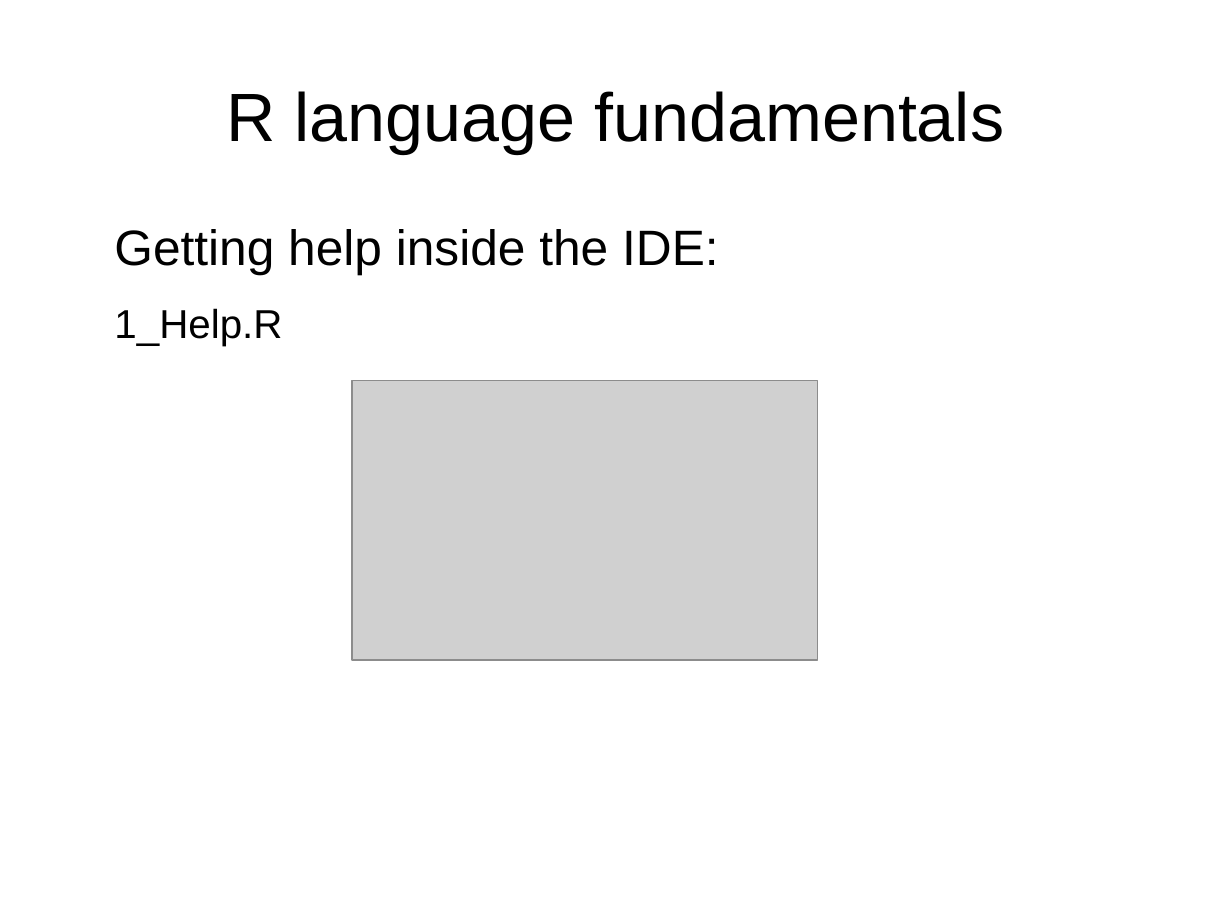
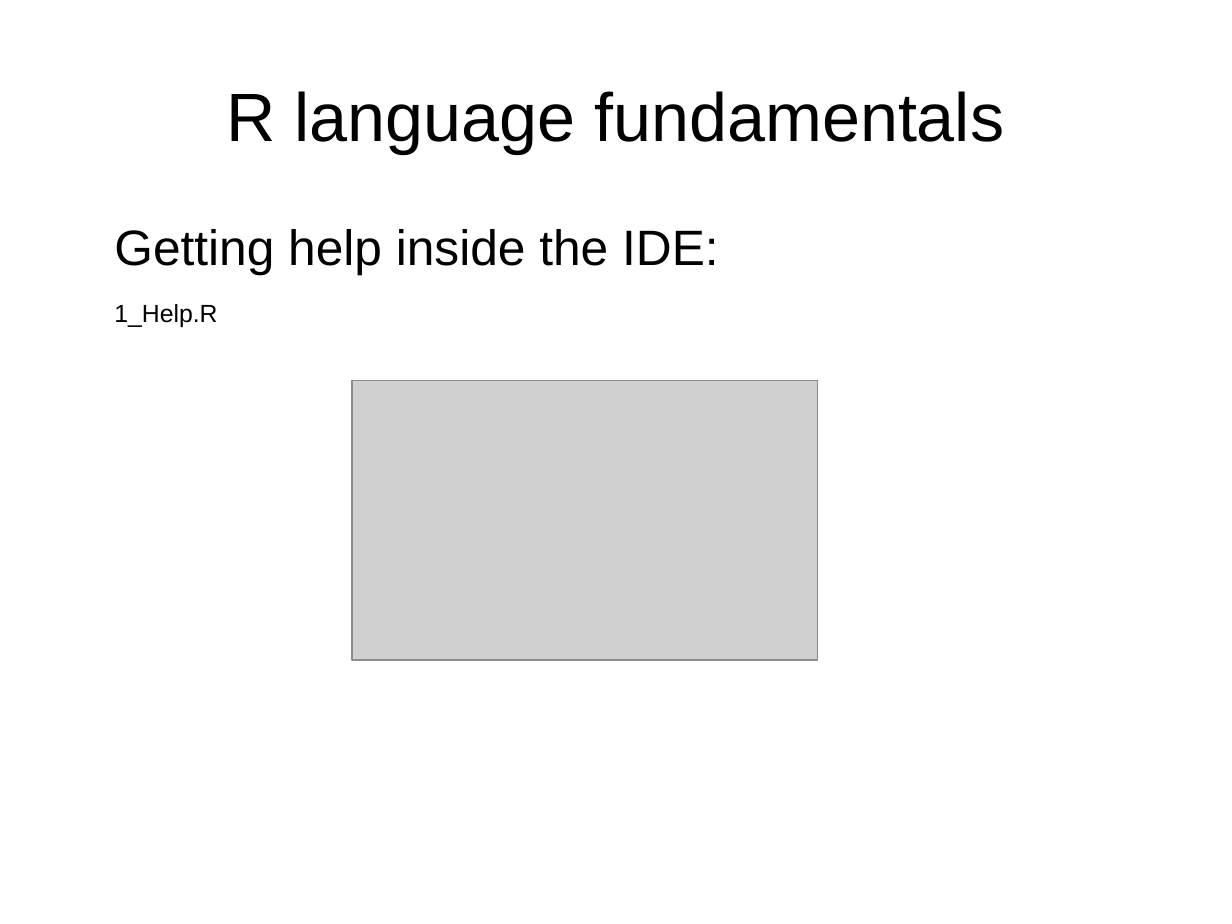
Before and after one commit to Johnny-Blue/R, a slide deck: slide 18 of R.odp. Drawn at 1232x924 pixels with LibreOffice and Linux fonts; fonts in the diff are those of the drawing; grey boxes stand for pictures. Boxes give left, top, right and bottom in pixels: in the first picture for what was removed or moved away, otherwise in the second. Text is boxed around its words. In the diff, an @@ line names an element or a change of style, - is before the commit and + after.

```diff
--- a/R.odp
+++ b/R.odp
@@ text at bbox=[114, 304, 217, 327]: size 26 to 16 pt in "1_Help.R" @@
```
Also in this commit, not shown: 2 other slides changed, 2 other files.
